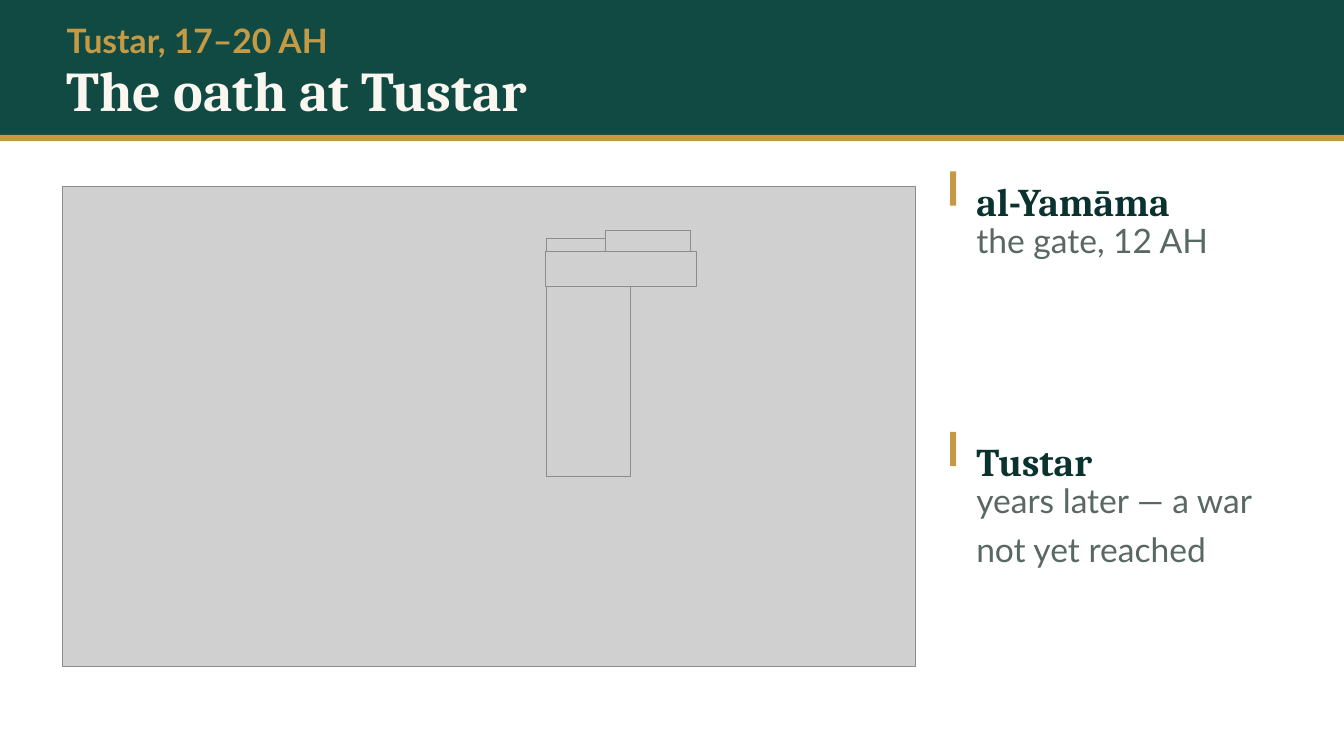
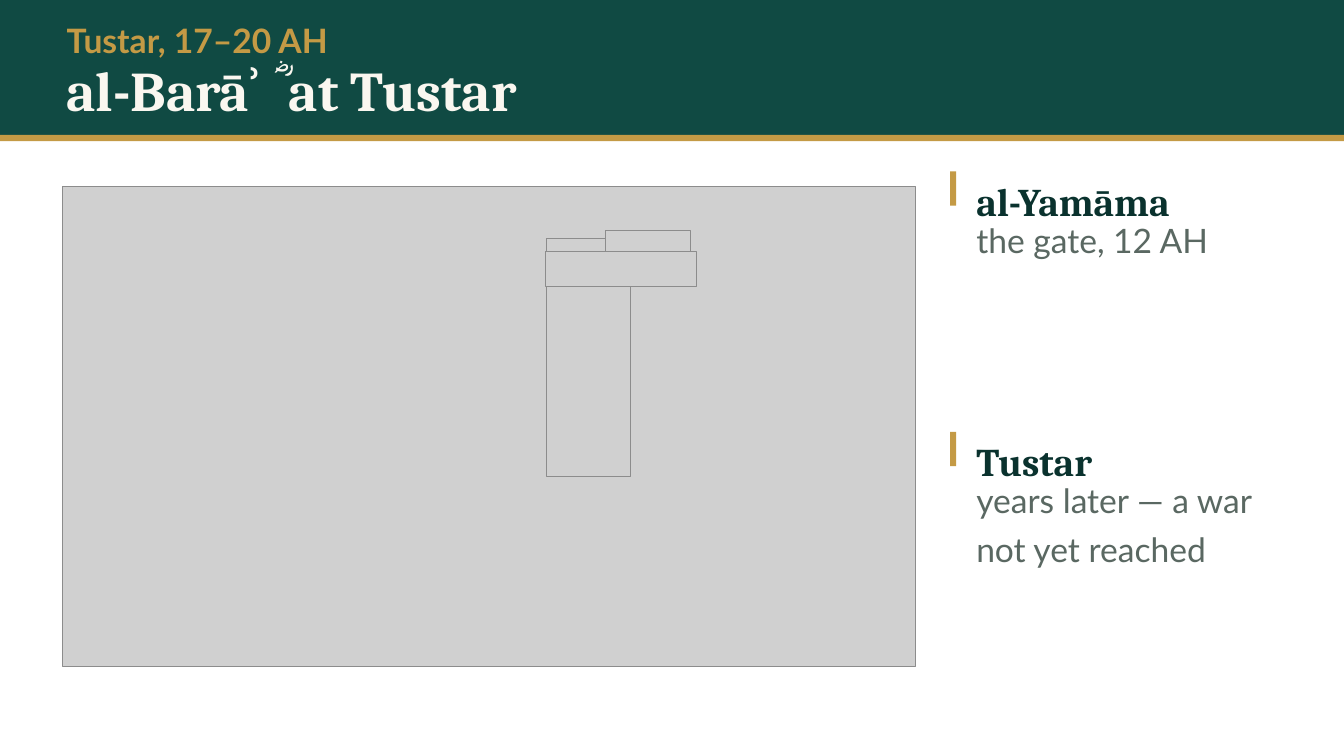
Before and after one commit to daniyalyasin93/2026SeptemberIslamicHistoryClass, a slide deck: slide 14 of S05_yamama_dead_oman_mahra/S05.pptx. Drawn at 1344x756 pixels with LibreOffice and Linux fonts; fonts in the diff are those of the drawing; grey boxes stand for pictures. Boxes give left, top, right and bottom in pixels: in the first picture for what was removed or moved away, otherwise in the second. Text is boxed around its words. In the diff, an @@ line names an element or a change of style, - is before the commit and + after.

```diff
--- a/S05_yamama_dead_oman_mahra/S05.pptx
+++ b/S05_yamama_dead_oman_mahra/S05.pptx
@@ text at (67,64,517,112): text changed @@
-The oath at Tustar
+al-Barāʾ ؓ at Tustar
```
Also in this commit, not shown: 22 other slides changed, 6 other files.
